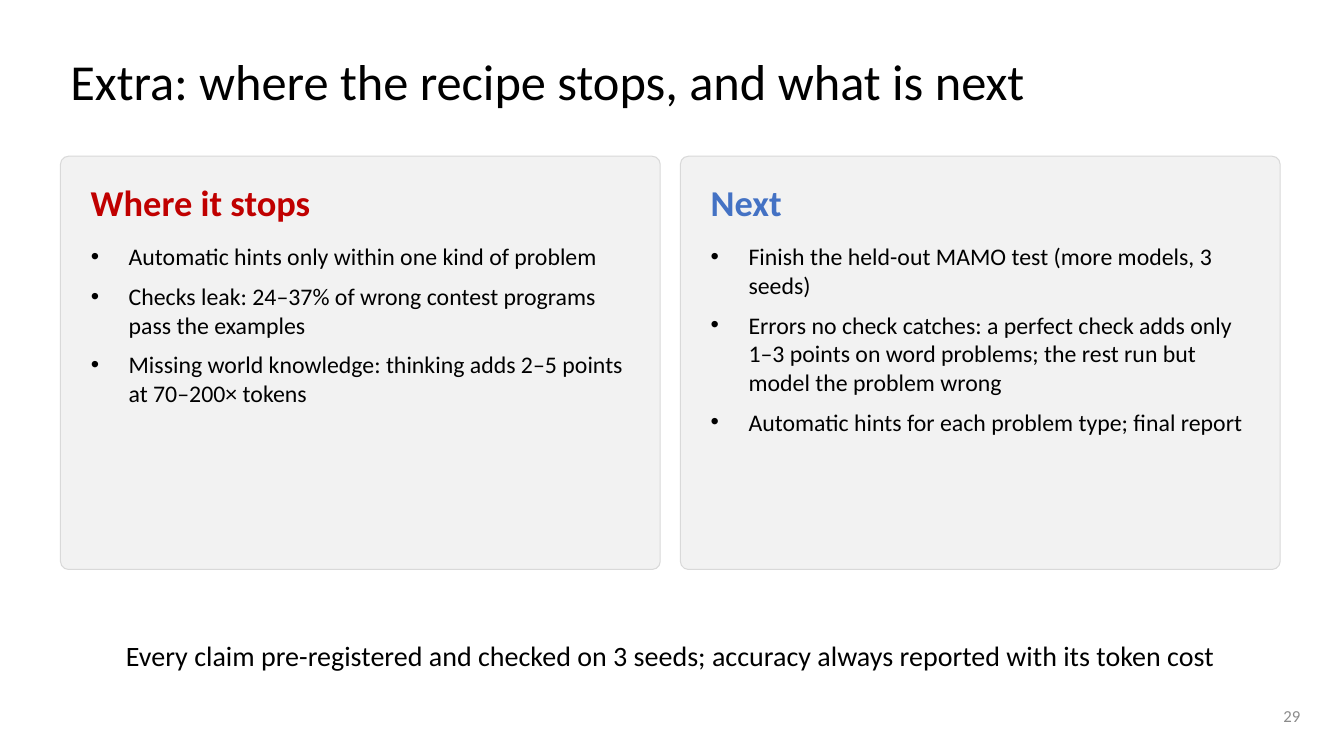
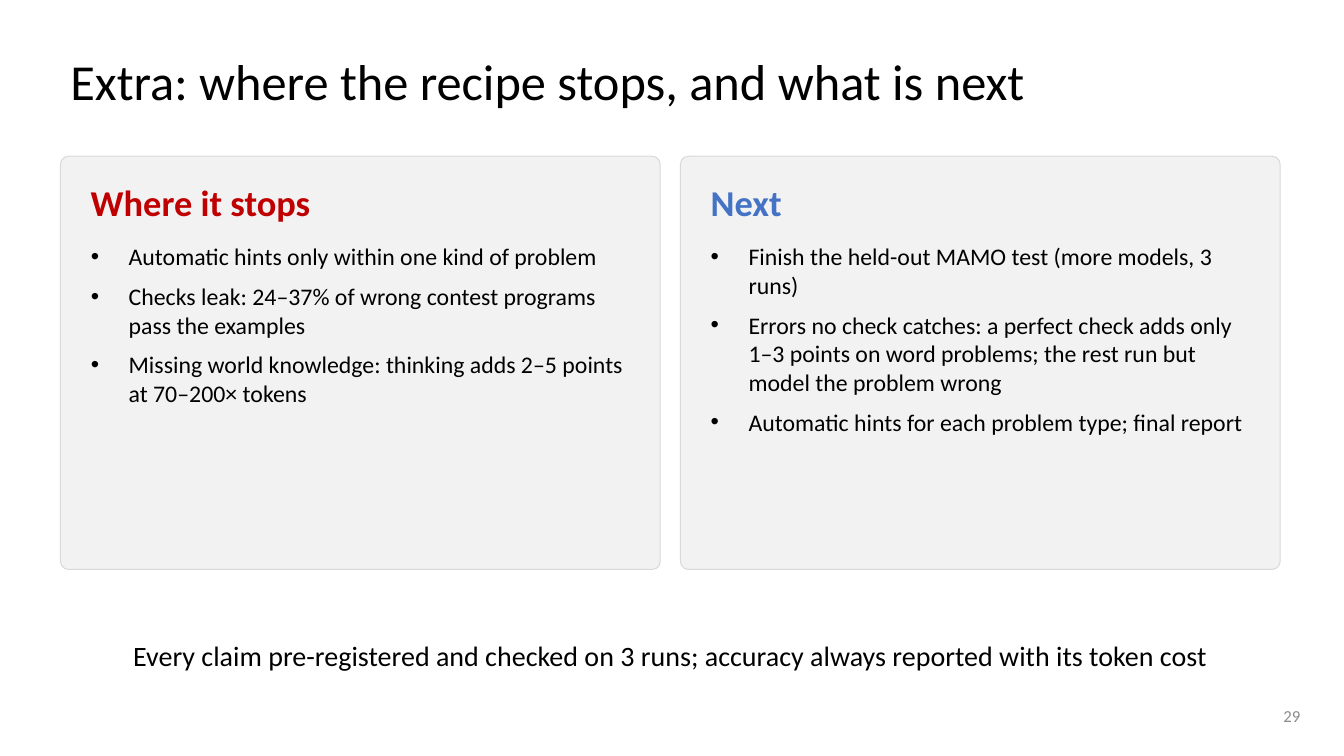
Before and after one commit to dlwns147/CSED490E_Project_Team5, a slide deck: slide 29 of Proposal_Team5.pptx. Drawn at 1344x756 pixels with LibreOffice and Linux fonts; fonts in the diff are those of the drawing. Boxes give left, top, right and bottom in pixels: in the first picture for what was removed or moved away, otherwise in the second. Text is boxed around its words. In the diff, an @@ line names an element or a change of style, - is before the commit and + after.

```diff
--- a/Proposal_Team5.pptx
+++ b/Proposal_Team5.pptx
@@ text at (749, 247, 1212, 297): text changed @@
-• Finish the held-out MAMO test (more models, 3 seeds)
+• Finish the held-out MAMO test (more models, 3 runs)
@@ text at (133, 646, 1206, 671): text changed @@
-Every claim pre-registered and checked on 3 seeds; accuracy always reported with its token cost
+Every claim pre-registered and checked on 3 runs; accuracy always reported with its token cost
```
Also in this commit, not shown: 8 other slides changed, 3 other files.
